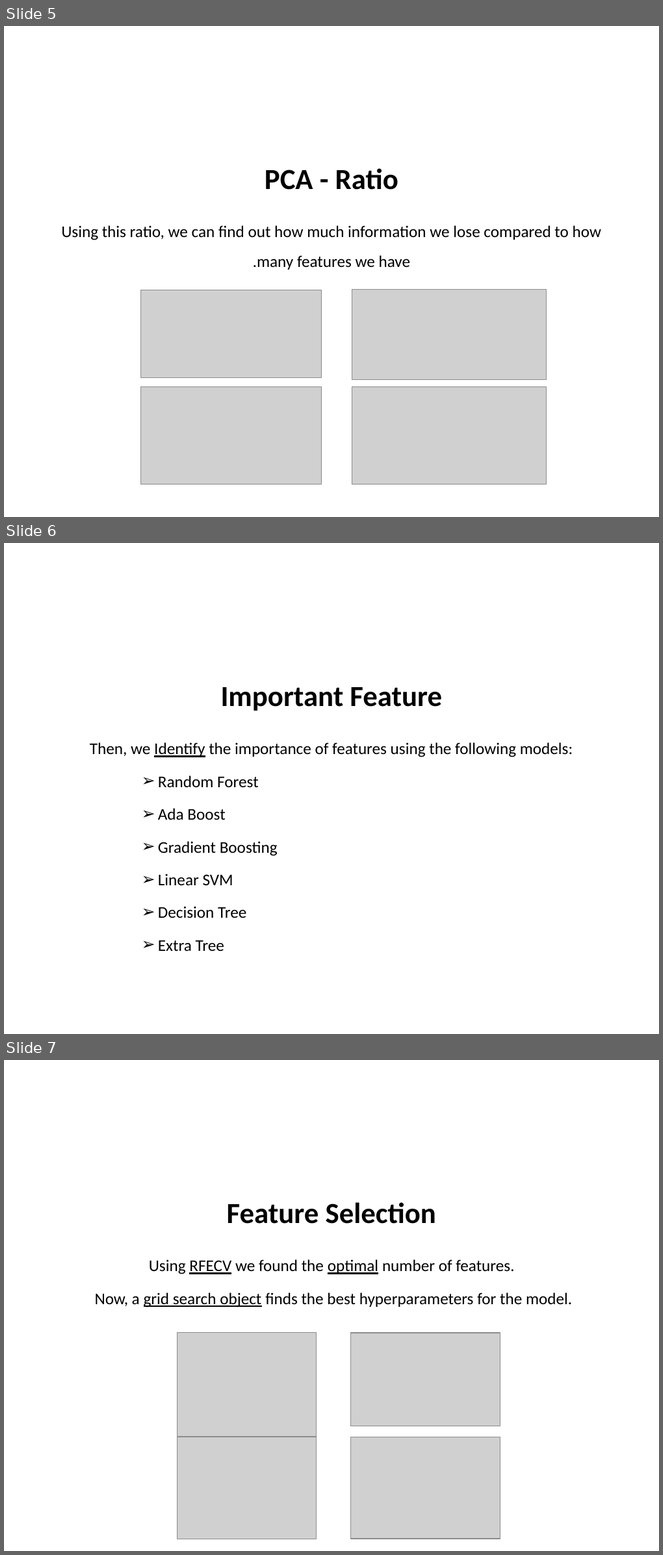
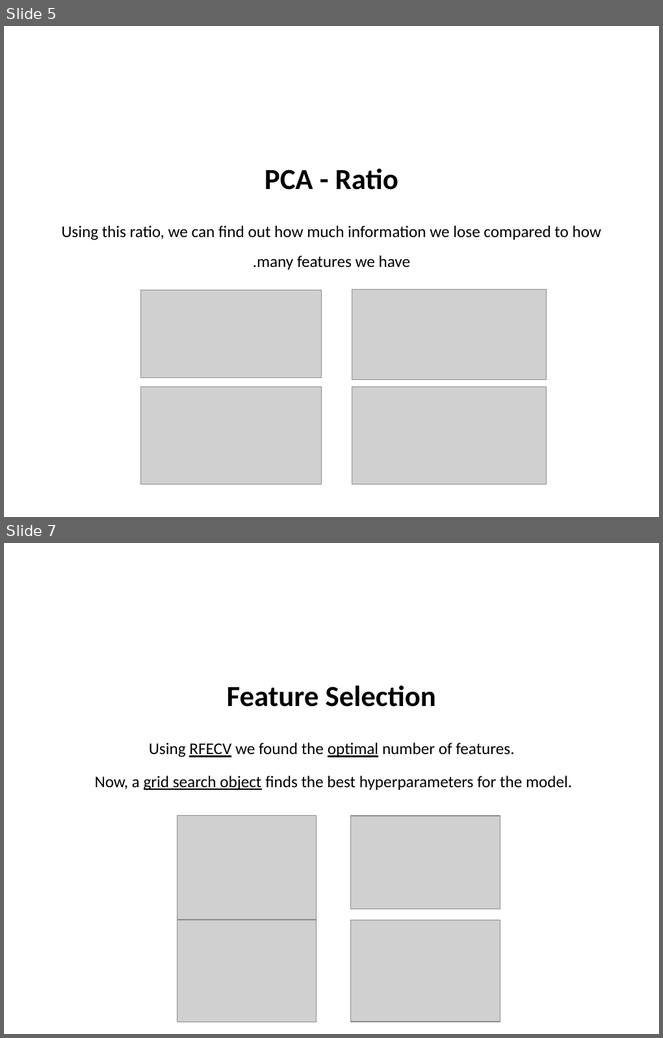
Before and after one commit to VictoKu1/API_Security_Research, a slide deck: Presentation/Cisco - Ariel University API Security Detection Challenge 2023.pptx. Shown one above the other, each under a label of ours: slides 5, 6 and 7 before the commit, slides 5 and 7 after it; the slides between them are not shown. The pictures are 663x1555 and 663x1038 pixels, drawn with LibreOffice and Linux fonts; fonts in the diff are those of the drawing; grey boxes stand for pictures; background and template pictures are left out. Boxes give left, top, right and bottom in pixels: in the first picture for what was removed or moved away, otherwise in the second. Text is boxed around its words. In the diff, an @@ line names an element or a change of style, - is before the commit and + after.

```diff
--- a/Presentation/Cisco - Ariel University API Security Detection Challenge 2023.pptx
+++ b/Presentation/Cisco - Ariel University API Security Detection Challenge 2023.pptx
@@ slide 6 removed at (4,543,659,1034), background picture (left out) @@
@@ title removed at (221,687,442,711) @@
-Important Feature
@@ text removed at (90,743,573,951) @@
-Then, we Identify the importance of features using the following models:
-      ➢ Random Forest
-      ➢ Ada Boost
-      ➢ Gradient Boosting
-      ➢ Linear SVM
-      ➢ Decision Tree
-      ➢ Extra Tree
```
Also in this commit, not shown: 2 slides changed, 1 slide added, 1 other file.
